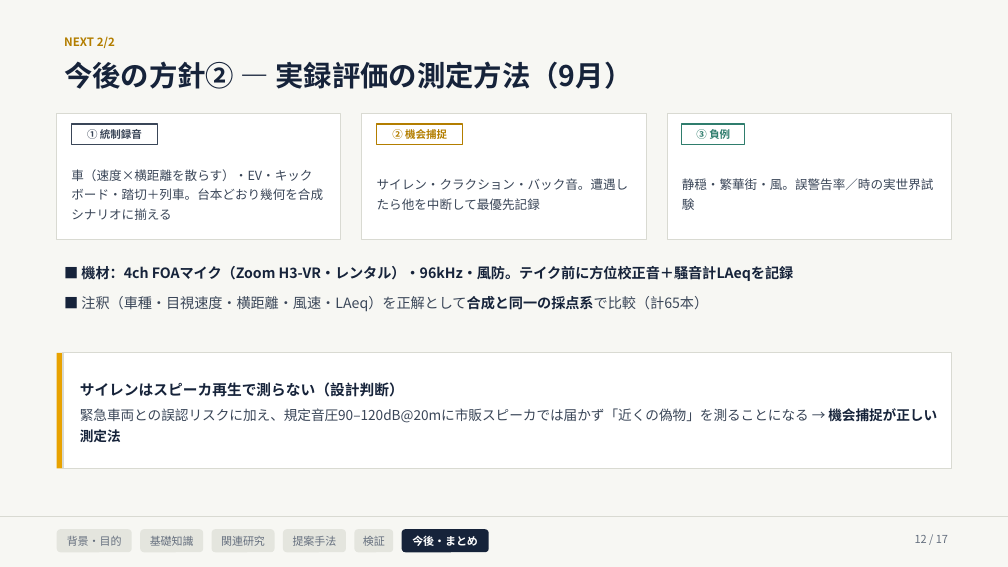
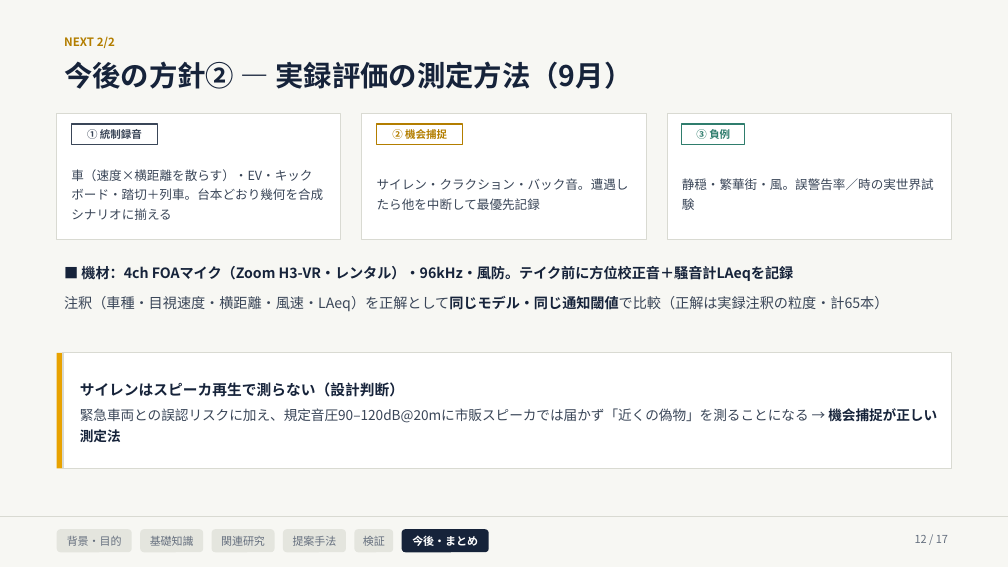
Before and after one commit to Noosdoo/outdoor-seld-sim, a slide deck: slide 12 of md/seminar/中間発表スライド_2026-08-10.pptx. Drawn at 1008x567 pixels with LibreOffice and Linux fonts; fonts in the diff are those of the drawing. Boxes give left, top, right and bottom in pixels: in the first picture for what was removed or moved away, otherwise in the second. Text is boxed around its words. In the diff, an @@ line names an element or a change of style, - is before the commit and + after.

```diff
--- a/md/seminar/中間発表スライド_2026-08-10.pptx
+++ b/md/seminar/中間発表スライド_2026-08-10.pptx
@@ text at [64,296,888,311]: text changed @@
-■ 注釈（車種・目視速度・横距離・風速・LAeq）を正解として合成と同一の採点系で比較（計65本）
+注釈（車種・目視速度・横距離・風速・LAeq）を正解として同じモデル・同じ通知閾値で比較（正解は実録注釈の粒度・計65本）
```
Also in this commit, not shown: 8 other files.
